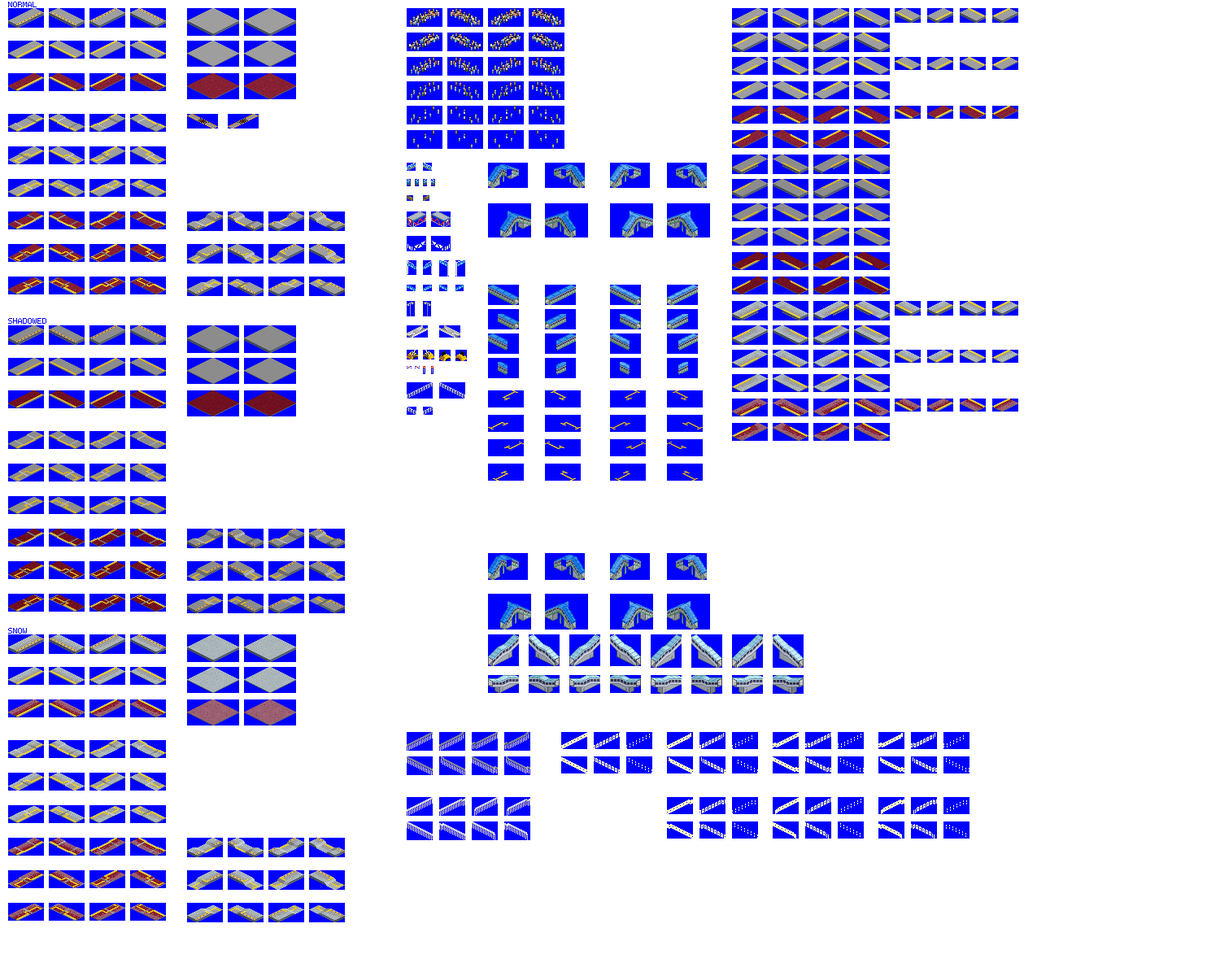
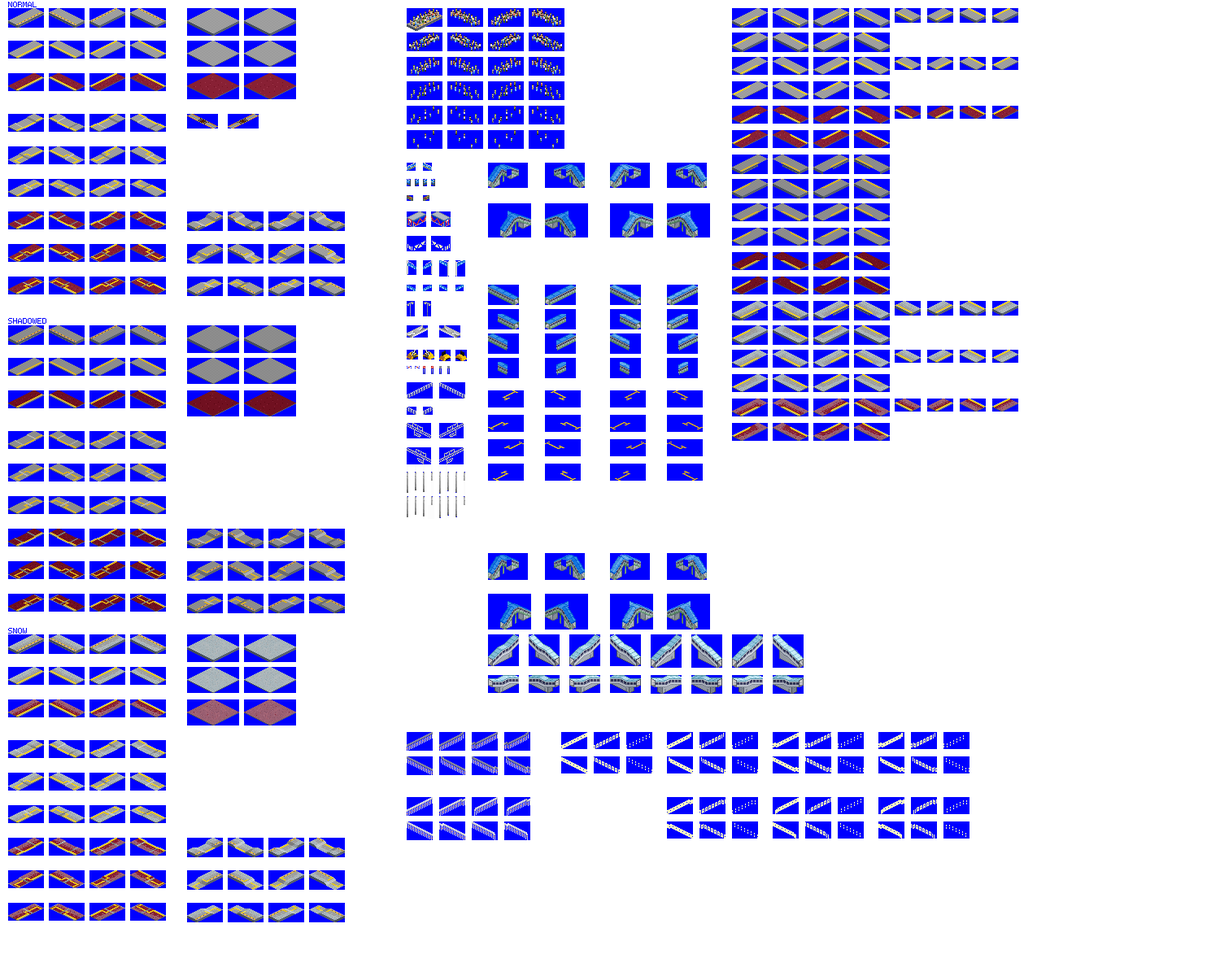
Layer changes from the first 1220 x 976 image to the second:
painted on "buffer" over [439, 366, 450, 375]
painted on "platforms" over [406, 423, 466, 519]
showed "temporary", painted on it over [406, 12, 464, 428]
painted on "bg" over [406, 366, 466, 520]
